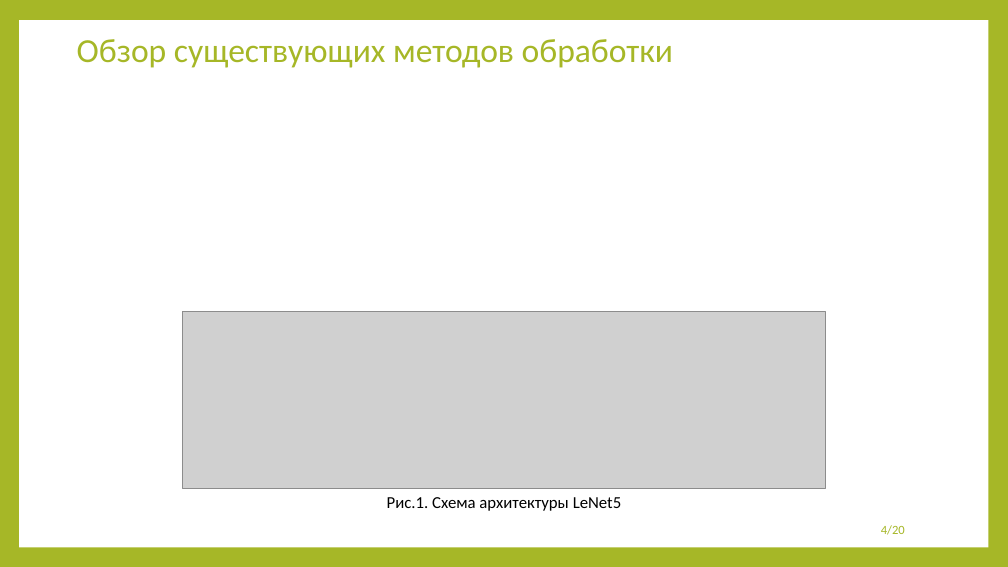
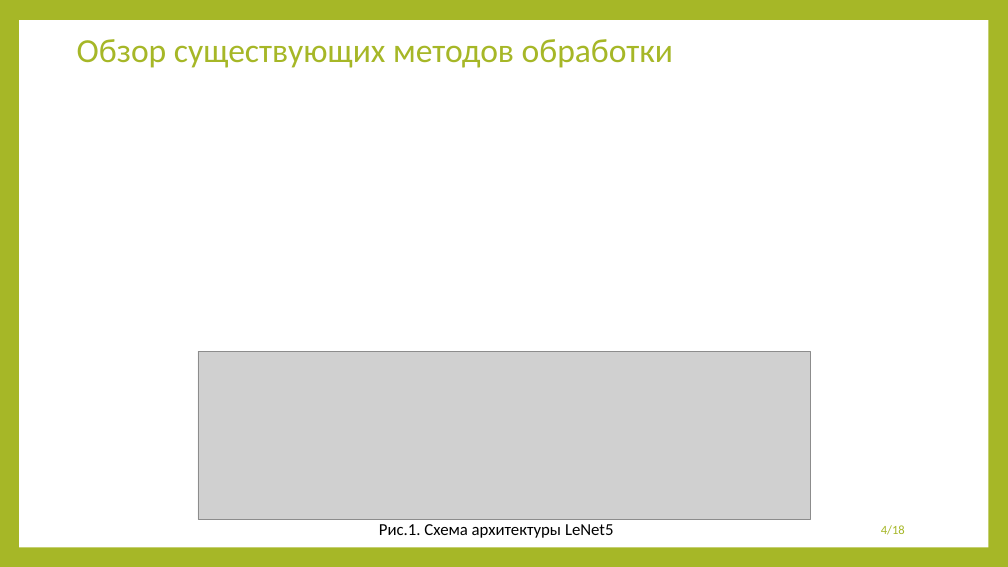
Before and after one commit to 13Fire13nyu/MasterDegree, a slide deck: slide 4 of presentation/presentation.pptx. Drawn at 1008x567 pixels with LibreOffice and Linux fonts; fonts in the diff are those of the drawing; grey boxes stand for pictures. Boxes give left, top, right and bottom in pixels: in the first picture for what was removed or moved away, otherwise in the second. Text is boxed around its words. In the diff, an @@ line names an element or a change of style, - is before the commit and + after.

```diff
--- a/presentation/presentation.pptx
+++ b/presentation/presentation.pptx
@@ picture resized from (x1=183, y1=312, x2=826, y2=488) to (x1=198, y1=351, x2=811, y2=520) @@
@@ text "Рис.1. Схема архитектуры LeNet5" moved from (x1=387, y1=497, x2=622, y2=511) to (x1=379, y1=524, x2=614, y2=538) @@
@@ page number at (x1=881, y1=525, x2=905, y2=535): text changed @@
-4/20
+4/18
```
Also in this commit, not shown: 12 other slides changed, 1 slide added, 1 slide removed, 4 other files.
